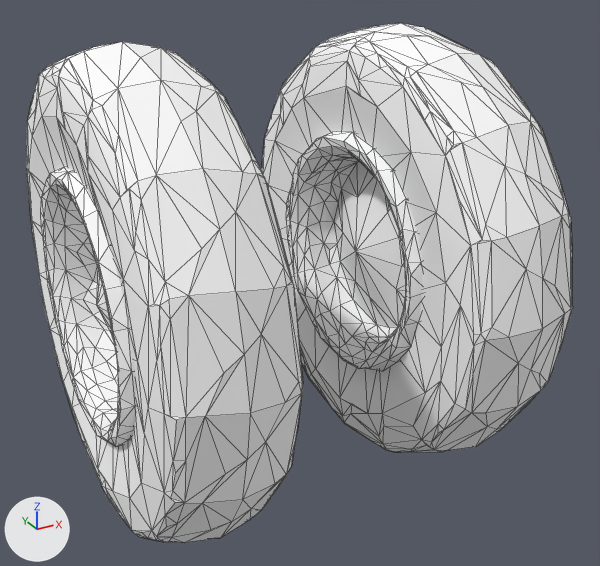
A saved change to the OBJ model data/models/erj195_tire_n.obj.
The view is the same before and after, from a 50 mm camera at (-0.521, 12.812, -1.617) aimed at (0.027, 13.808, -2.115). Every picture has the same lights, and +X, +Y and +Z are marked at lower left. The older version comes first. Mesh edges are drawn as thin lines. Where no turn or scale is listed for an object, it has been applied to the vertices.

Script lines for the objects in view, before the commit:
```python
me_erj195_tire_n = bpy.data.meshes.new('erj195_tire_n')
me_erj195_tire_n.from_pydata(...)  # 1778 vertices, 3452 faces; spans x -0.298..0.298, y 13.493..14.173, z -2.435..-1.755
me_erj195_tire_n.materials.append(mat_mat1)  # white #ffffff
ob_erj195_tire_n = bpy.data.objects.new('erj195_tire_n', me_erj195_tire_n)
ob_erj195_tire_n.location = (0.0, 0.0, 0.0)
```
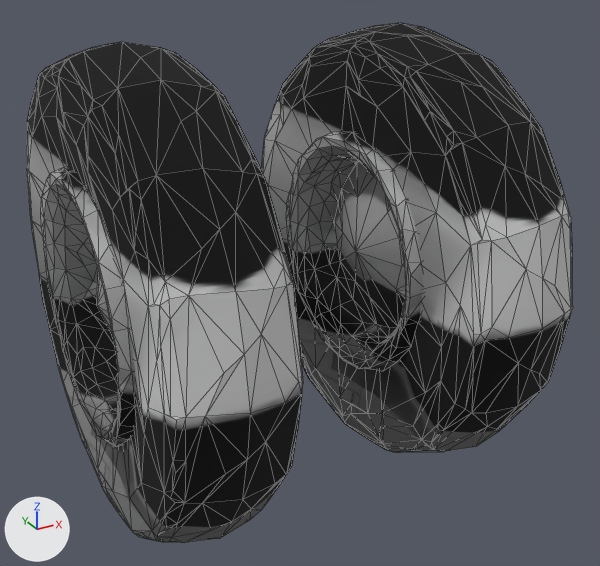
The change, as a diff of the scene's bpy script:
```diff
--- a/data/models/erj195_tire_n.obj.py
+++ b/data/models/erj195_tire_n.obj.py
@@ img_erj_wing_png @@
+img_erj_wing_png = load_image('ERJ-wing.png', 'ERJ-wing.png', 1024, 1024, 'sRGB')
@@ mat_mat1_erj_wing @@
+mat_mat1_erj_wing = principled_material('mat1_ERJ-wing')
+mat_mat1_erj_wing.texture = img_erj_wing_png
+mat_mat1_erj_wing.roughness = 1.0
@@ me_erj195_tire_n @@
 me_erj195_tire_n.from_pydata(...)  # 1778 vertices, 3452 faces; spans x -0.298..0.298, y 13.493..14.173, z -2.435..-1.755
-me_erj195_tire_n.materials.append(mat_mat1)  # white #ffffff
+me_erj195_tire_n.materials.append(mat_mat1_erj_wing)  # picture img_erj_wing_png
```

Boxes (x1, y1, x2, y2) around the edits, measured in the pictures (600 x 566 px):
'erj195_tire_n', recoloured (white to grey): (27, 23, 573, 542) in both
